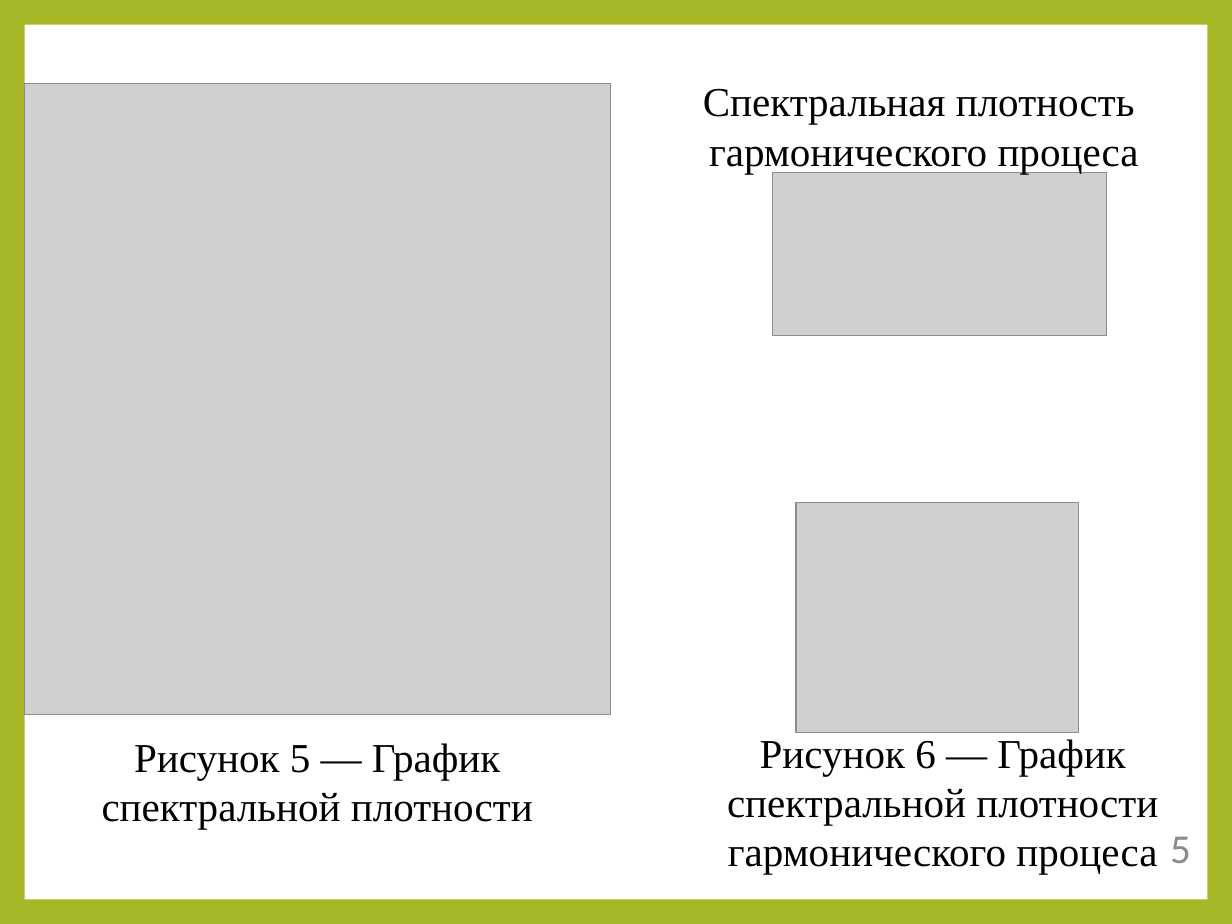
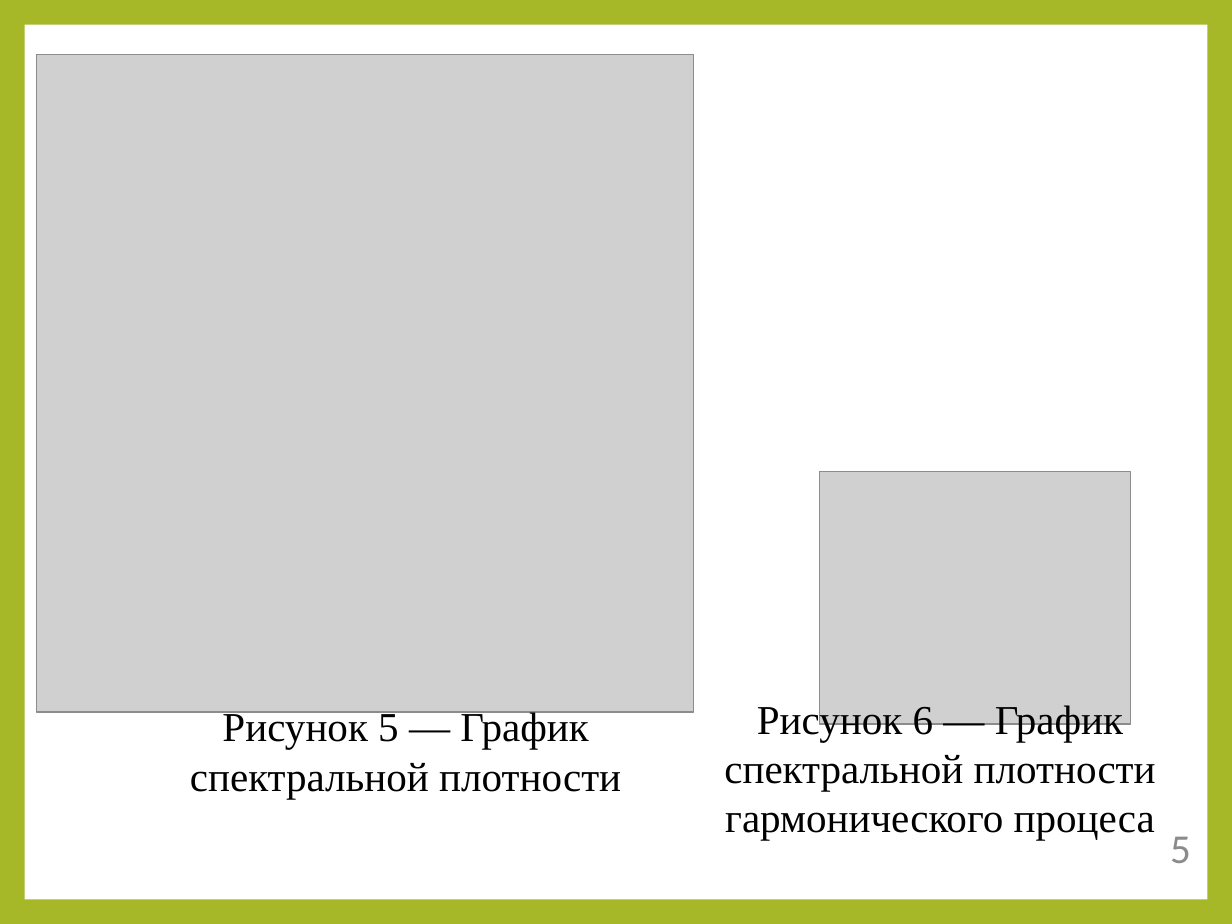
Before and after one commit to Ivan456/diplom, a slide deck: slide 5 of Ivan Vodich.pptx. Drawn at 1232x924 pixels with LibreOffice and Linux fonts; fonts in the diff are those of the drawing; grey boxes stand for pictures. Boxes give left, top, right and bottom in pixels: in the first picture for what was removed or moved away, otherwise in the second. Text is boxed around its words. In the diff, an @@ line names an element or a change of style, - is before the commit and + after.

```diff
--- a/Ivan Vodich.pptx
+++ b/Ivan Vodich.pptx
@@ picture resized from (x1=25, y1=84, x2=611, y2=715) to (x1=36, y1=54, x2=694, y2=712) @@
@@ text removed at (x1=703, y1=88, x2=1139, y2=174) @@
-Спектральная плотность
-гармонического процеса
@@ picture removed at (x1=772, y1=172, x2=1106, y2=336) @@
@@ picture resized from (x1=796, y1=503, x2=1078, y2=732) to (x1=819, y1=472, x2=1130, y2=724) @@
@@ text "Рисунок 6 ― График спектральной ..." moved from (x1=727, y1=739, x2=1158, y2=874) to (x1=724, y1=702, x2=1156, y2=840) @@
@@ text "Рисунок 5 ― График спектральной ..." rewrapped from (x1=102, y1=743, x2=533, y2=829) to (x1=190, y1=709, x2=621, y2=799) @@
```
Also in this commit, not shown: 5 other slides changed, 3 other files.
